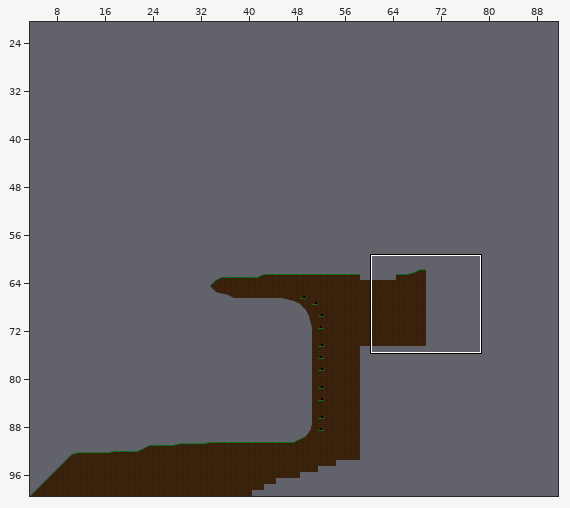
A Tiled map gets an edit: Code/GravWalker.Content/maps/testmap2.tmx. Above: a wide view before the commit, with the close-up outlined.
Close-up. Before the edit:
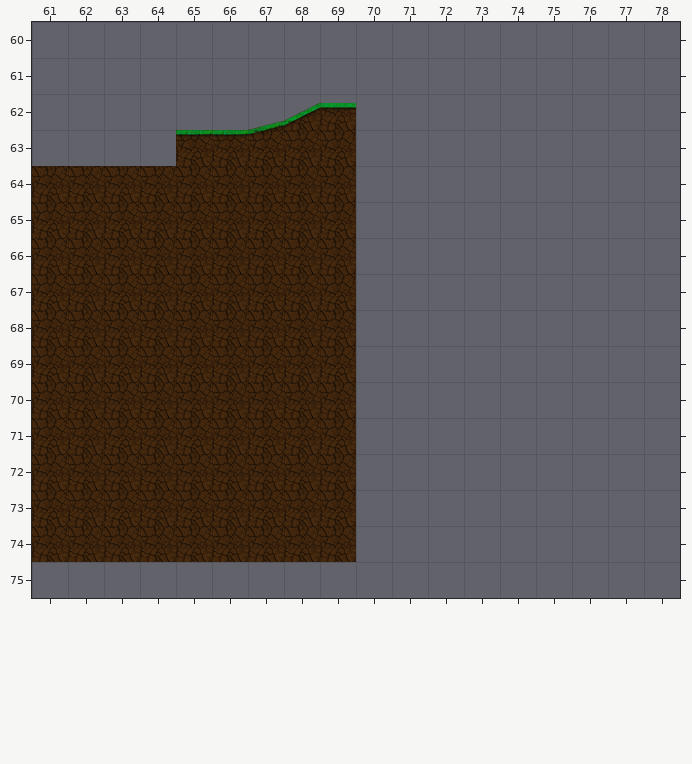
Cells are 128x128 px. Shown: x 61..78, y 60..75. The commit also changed other parts of the map, which this record leaves out. Tiles whose own drawing changed are shown in their newer look in all pictures.
After:
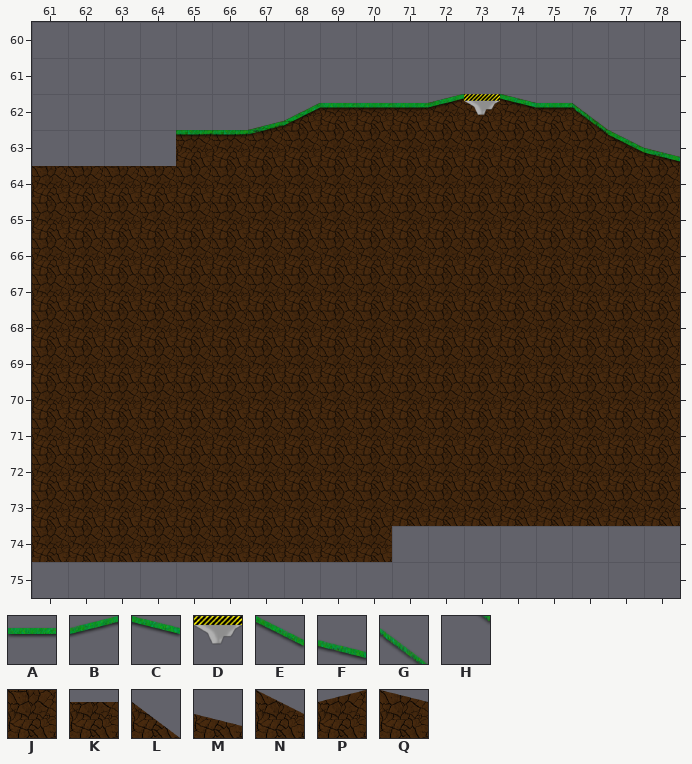
Key: from "grass": A 24, B 25, C 26, D 28, E 52, F 74, G 100, H 112; from "testtiles": J 1, K 20, L 21, M 33, N 51, P 64, Q 65.
_ is an empty cell.
Changes in this commit:
Layer "Collision":
The author put tile J in row 62 at x 73.
The author put tile K in row 62 at x 70 to 71 and 75.
The author put tile L in row 62 at x 76.
The author put tile M in row 63 at x 78.
The author put tile N in row 63 at x 77.
The author put tile P in row 62 at x 72.
The author put tile Q in row 62 at x 74.
Layer "Non-Collision":
The author put tile J in row 63 at x 76.
Layer "Decals":
The author put tile A in row 62 at x 70 to 71 and 75.
The author put tile B in row 62 at x 72.
The author put tile C in row 62 at x 74.
The author put tile D in row 62 at x 73.
The author put tile E in row 63 at x 77.
The author put tile F in row 63 at x 78.
The author put tile G in row 62 at x 76.
The author put tile H in row 63 at x 76.
The author put tile J in row 63 at x 70 to 75; in rows 64 to 73 at x 70 to 78; in row 74 at x 70.
Boxes around the changes in both close-ups, in picture pixels (x1, y1, x2, y2):
added: (356, 94, 680, 562)
